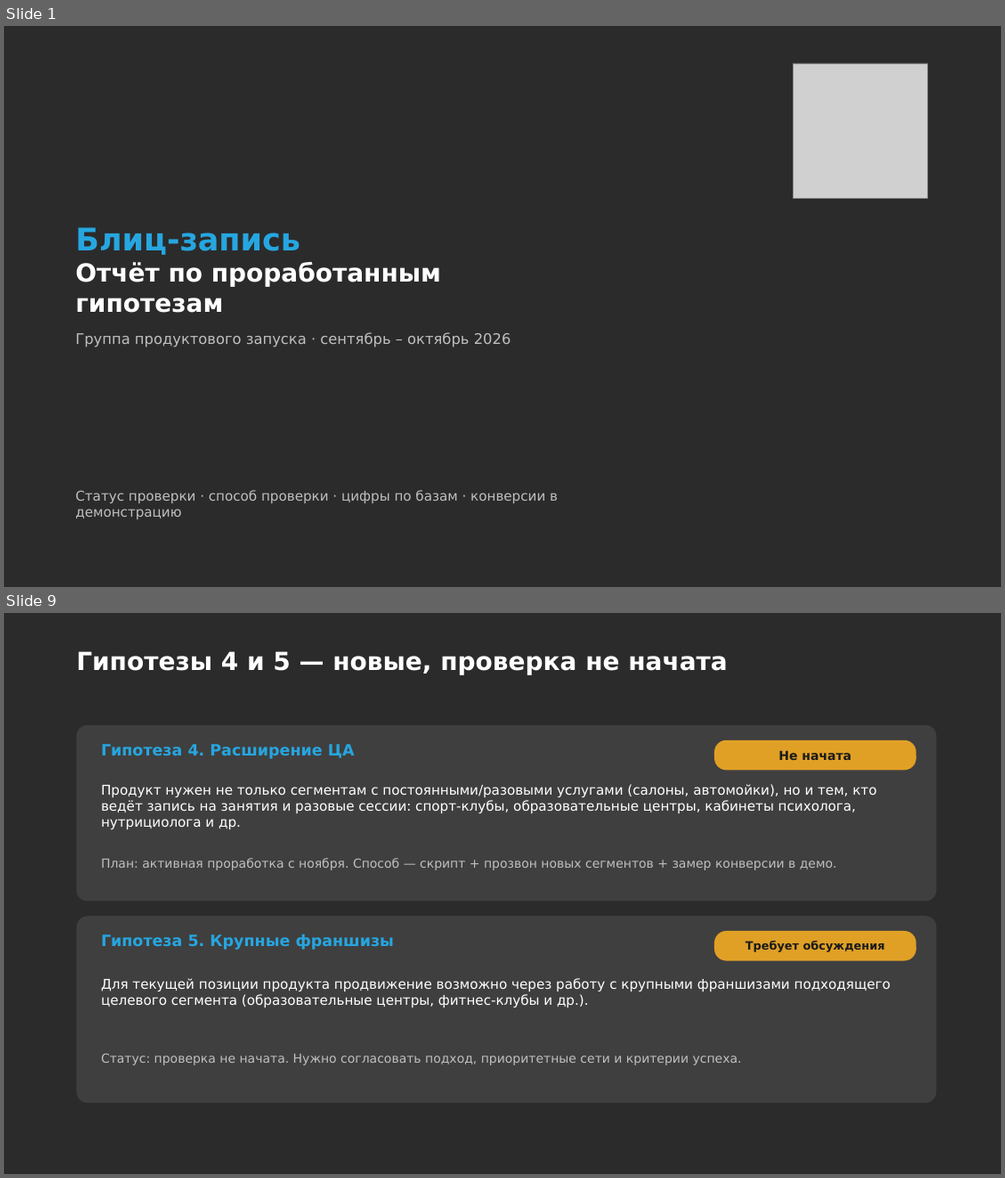
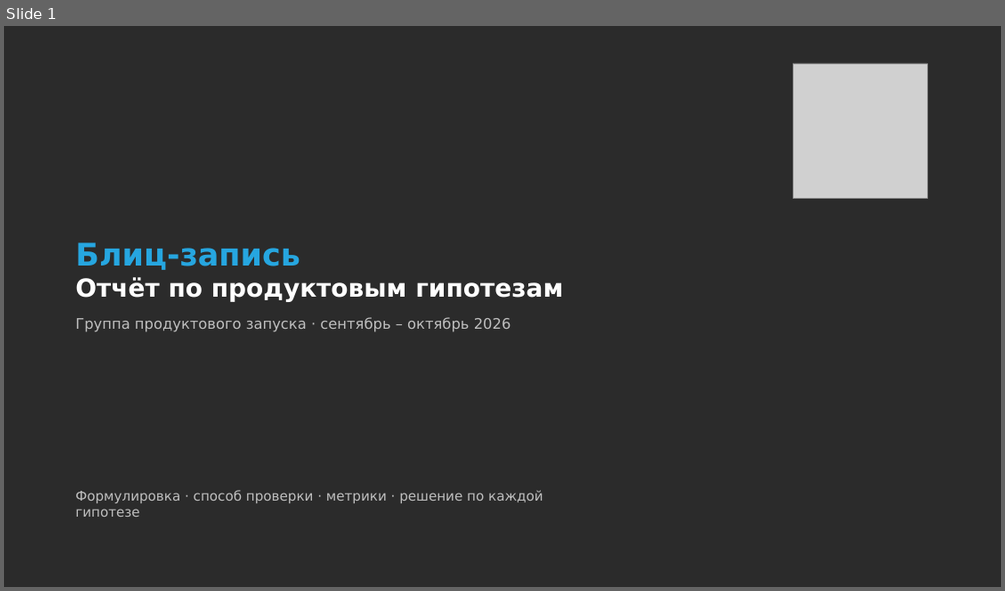
Before and after one commit to daaanilNikonov/for-lisa, a slide deck: presentation/Блиц-запись_Отчет_по_гипотезам.pptx. Shown one above the other, each under a label of ours: slides 1 and 9 before the commit, slide 1 after it; the slides between them are not shown. The pictures are 1005x1178 and 1005x591 pixels, drawn with LibreOffice and Linux fonts; fonts in the diff are those of the drawing; grey boxes stand for pictures; background and template pictures are left out; a plain dark background stands for a picture behind light text. Boxes give left, top, right and bottom in pixels: in the first picture for what was removed or moved away, otherwise in the second. Text is boxed around its words. In the diff, an @@ line names an element or a change of style, - is before the commit and + after.

```diff
--- a/presentation/Блиц-запись_Отчет_по_гипотезам.pptx
+++ b/presentation/Блиц-запись_Отчет_по_гипотезам.pptx
@@ slide 9 removed at <box>4,613,1001,1174</box>, background picture (left out) @@
@@ title removed at <box>76,651,727,675</box> @@
-Гипотезы 4 и 5 — новые, проверка не начата
@@ rounded rectangle removed at <box>77,725,937,900</box> @@
@@ text removed at <box>101,744,355,759</box> @@
-Гипотеза 4. Расширение ЦА
@@ rounded rectangle removed at <box>714,740,916,770</box> @@
@@ text removed at <box>778,750,851,760</box> @@
-Не начата
@@ text removed at <box>101,784,876,829</box> @@
-Продукт нужен не только сегментам с постоянными/разовыми услугами (салоны, автомойки), но и тем, кто ведёт запись на занятия и разовые сессии: спорт-клубы, образовательные центры, кабинеты психолога, нутрициолога и др.
@@ text removed at <box>101,858,837,870</box> @@
-План: активная проработка с ноября. Способ — скрипт + прозвон новых сегментов + замер конверсии в демо.
@@ rounded rectangle removed at <box>77,916,937,1103</box> @@
@@ rounded rectangle removed at <box>714,931,916,961</box> @@
@@ text removed at <box>101,933,395,949</box> @@
-Гипотеза 5. Крупные франшизы
@@ text removed at <box>745,941,885,952</box> @@
-Требует обсуждения
@@ text removed at <box>101,978,890,1007</box> @@
-Для текущей позиции продукта продвижение возможно через работу с крупными франшизами подходящего целевого сегмента (образовательные центры, фитнес-клубы и др.).
@@ text removed at <box>101,1053,742,1065</box> @@
-Статус: проверка не начата. Нужно согласовать подход, приоритетные сети и критерии успеха.
@@ slide 1 changed as well @@
@@ title at <box>75,277,563,302</box>: text changed @@
-Отчёт по проработанным гипотезам
+Отчёт по продуктовым гипотезам
@@ subtitle at <box>75,490,543,516</box>: text changed @@
-Статус проверки · способ проверки · цифры по базам · конверсии в демонстрацию
+Формулировка · способ проверки · метрики · решение по каждой гипотезе
```
Also in this commit, not shown: 17 slides added, 8 other slides removed, 1 other file.
